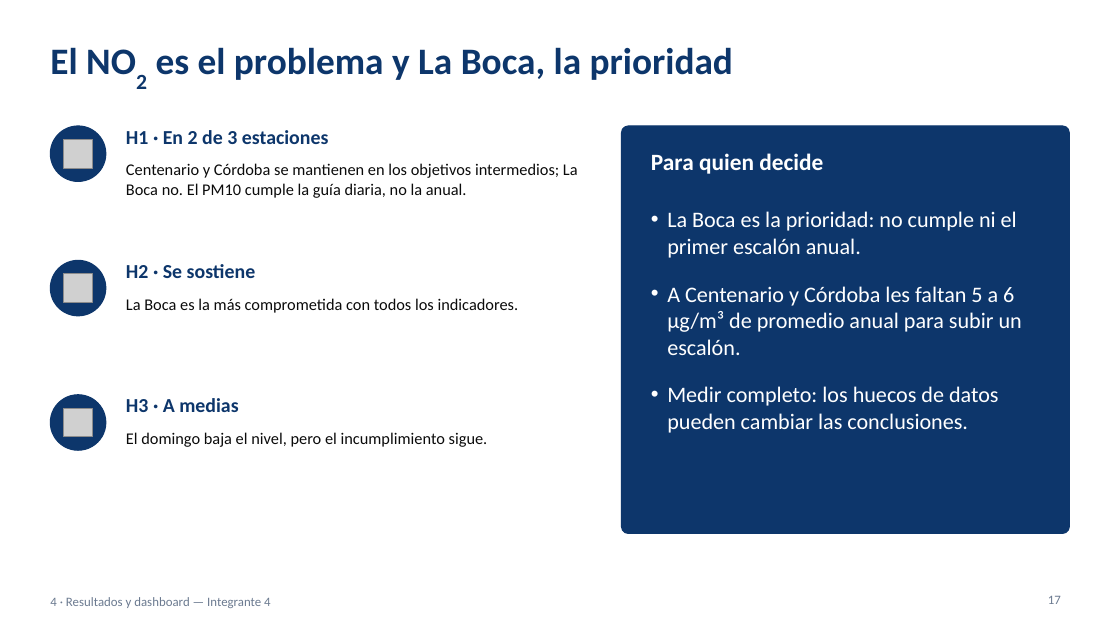
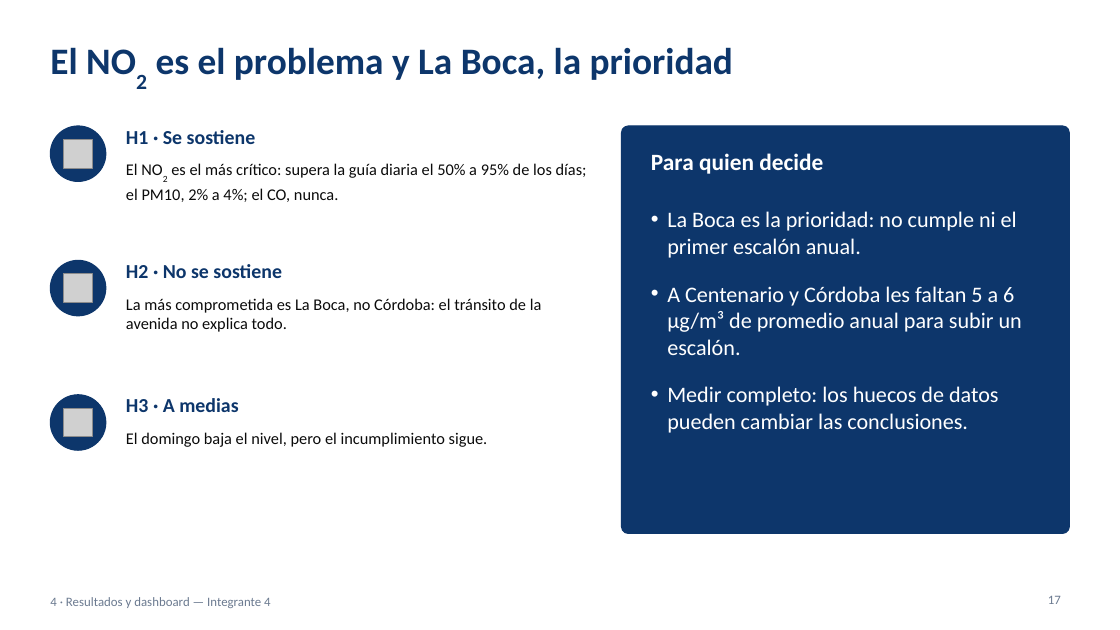
Before and after one commit to ezequielmaranda/nox-ciudad, a slide deck: slide 17 of presentacion/presentacion_tp_aire_oms.pptx. Drawn at 1120x630 pixels with LibreOffice and Linux fonts; fonts in the diff are those of the drawing; grey boxes stand for pictures. Boxes give left, top, right and bottom in pixels: in the first picture for what was removed or moved away, otherwise in the second. Text is boxed around its words. In the diff, an @@ line names an element or a change of style, - is before the commit and + after.

```diff
--- a/presentacion/presentacion_tp_aire_oms.pptx
+++ b/presentacion/presentacion_tp_aire_oms.pptx
@@ text at (x1=126, y1=130, x2=256, y2=144): text changed @@
-H1 · En 2 de 3 estaciones
+H1 · Se sostiene
@@ text at (x1=126, y1=163, x2=587, y2=202): text changed @@
-Centenario y Córdoba se mantienen en los objetivos intermedios; La Boca no. El PM10 cumple la guía diaria, no la anual.
+El NO2 es el más crítico: supera la guía diaria el 50% a 95% de los días; el PM10, 2% a 4%; el CO, nunca.
@@ text at (x1=126, y1=264, x2=282, y2=278): text changed @@
-H2 · Se sostiene
+H2 · No se sostiene
@@ text at (x1=126, y1=298, x2=542, y2=332): text changed @@
-La Boca es la más comprometida con todos los indicadores.
+La más comprometida es La Boca, no Córdoba: el tránsito de la avenida no explica todo.
```
Also in this commit, not shown: 3 other slides changed, 6 other files.
